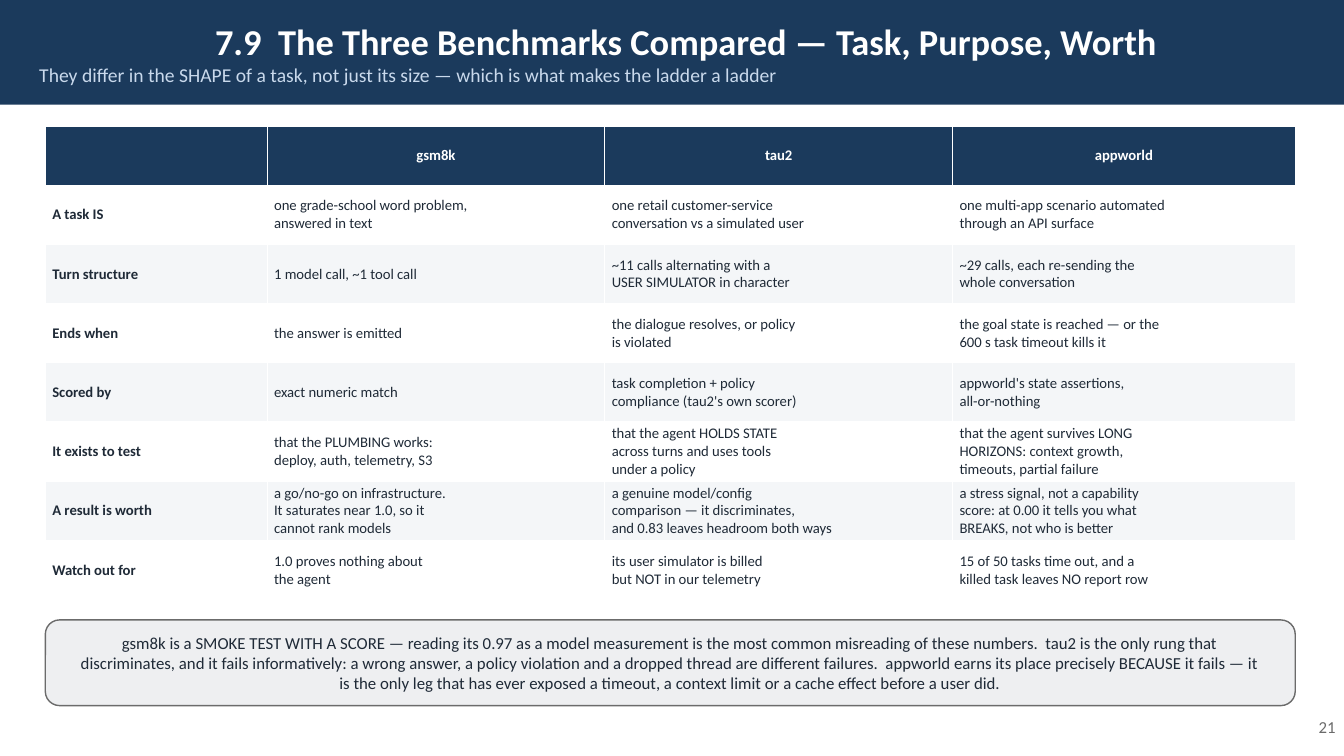
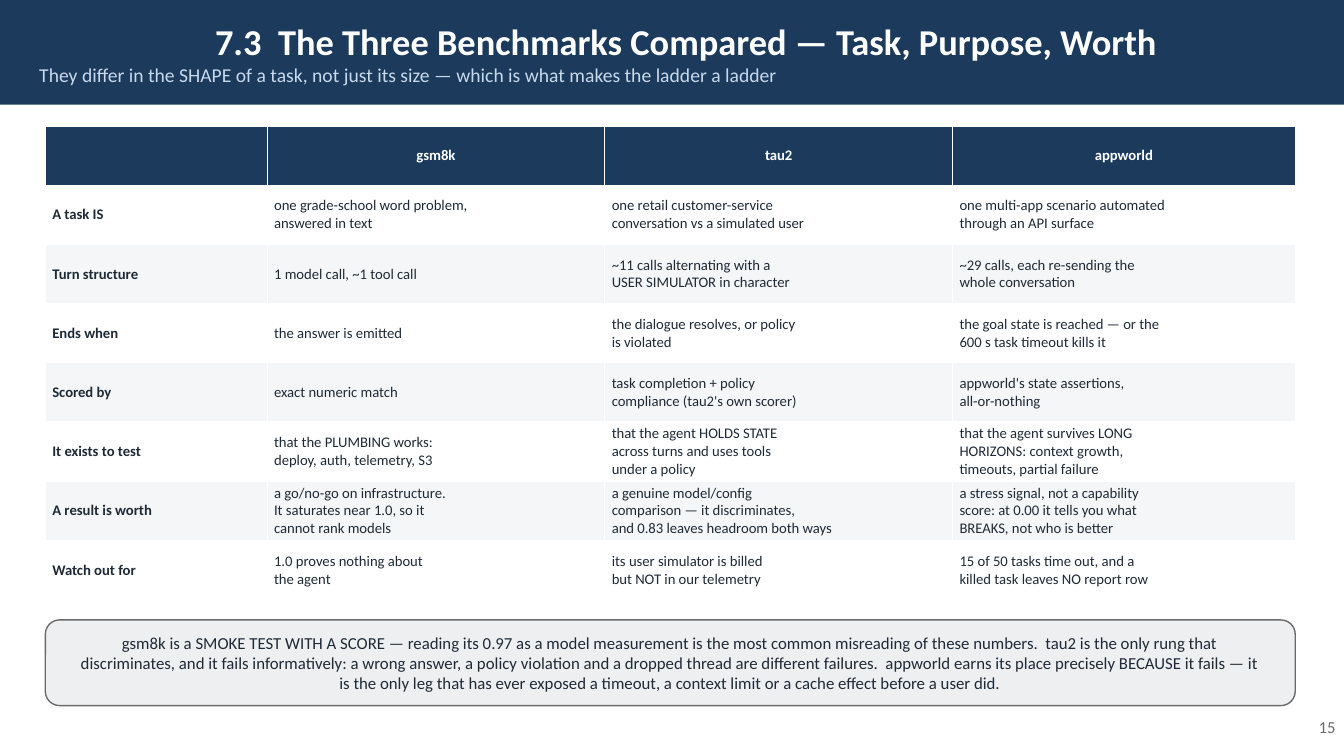
Before and after one commit to rossoctl/autobench, a slide deck: slide 15 of docs/AutoBench.pptx (slide 21 before the commit). Drawn at 1344x756 pixels with LibreOffice and Linux fonts; fonts in the diff are those of the drawing. Boxes give left, top, right and bottom in pixels: in the first picture for what was removed or moved away, otherwise in the second. Text is boxed around its words. In the diff, an @@ line names an element or a change of style, - is before the commit and + after.

```diff
--- a/docs/AutoBench.pptx
+++ b/docs/AutoBench.pptx
@@ text in rectangle at <box>215,29,1156,61</box>: text changed @@
-7.9 The Three Benchmarks Compared — Task, Purpose, Worth
+7.3 The Three Benchmarks Compared — Task, Purpose, Worth
@@ text at <box>1319,722,1336,733</box>: text changed @@
-21
+15
```
Also in this commit, not shown: 13 other slides changed, 7 other files.
